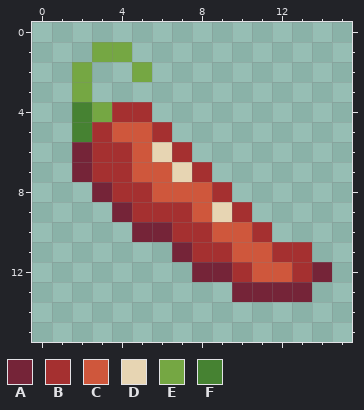
Pixel-art file: art/fruit/chili.aseprite. The picture above was drawn from the file before the commit.
16x16 pixels, 1 frame.
Palette (. is transparent): A #752438  B #a53030  C #cf573c  D #e7d5b3  E #75a743  F #468232
Pixels before, first column x 2:
 1 .EE..........
 2 E..E.........
 3 E............
 4 FEBB.........
 5 FBCCB........
 6 ABBCDB.......
 7 ABBCCDB......
 8 .ABBCCCB.....
 9 ..ABBBCDB....
10 ...AABBCCB...
11 .....ABBCCBB.
12 ......AABCCBA
13 ........AAAA.
Once edited:
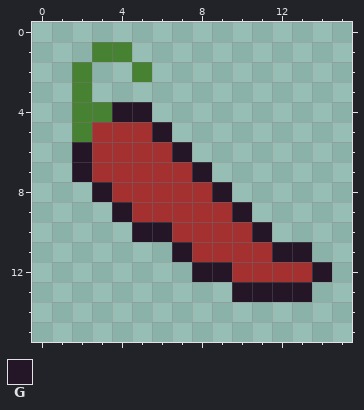
Colours new in this view: G #241527
From old to new:
Changed rows in their new state; - is an unchanged pixel.
Layer "Layer 1":
first column x 2:
 1 -FF----------
 2 F--F---------
 3 F------------
 4 -FGG---------
 5 --BBG--------
 6 G--BBG-------
 7 G--BBBG------
 8 -G--BBBG-----
 9 --G---BBG----
10 ---GG--BBG---
11 -----G--BBGG-
12 ------GG-BB-G
13 --------GGGG-
